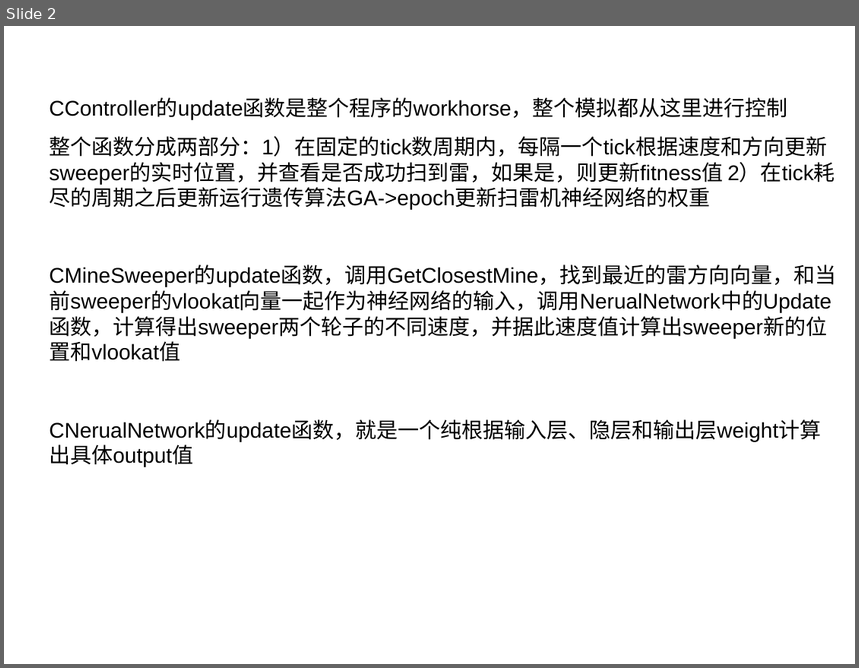
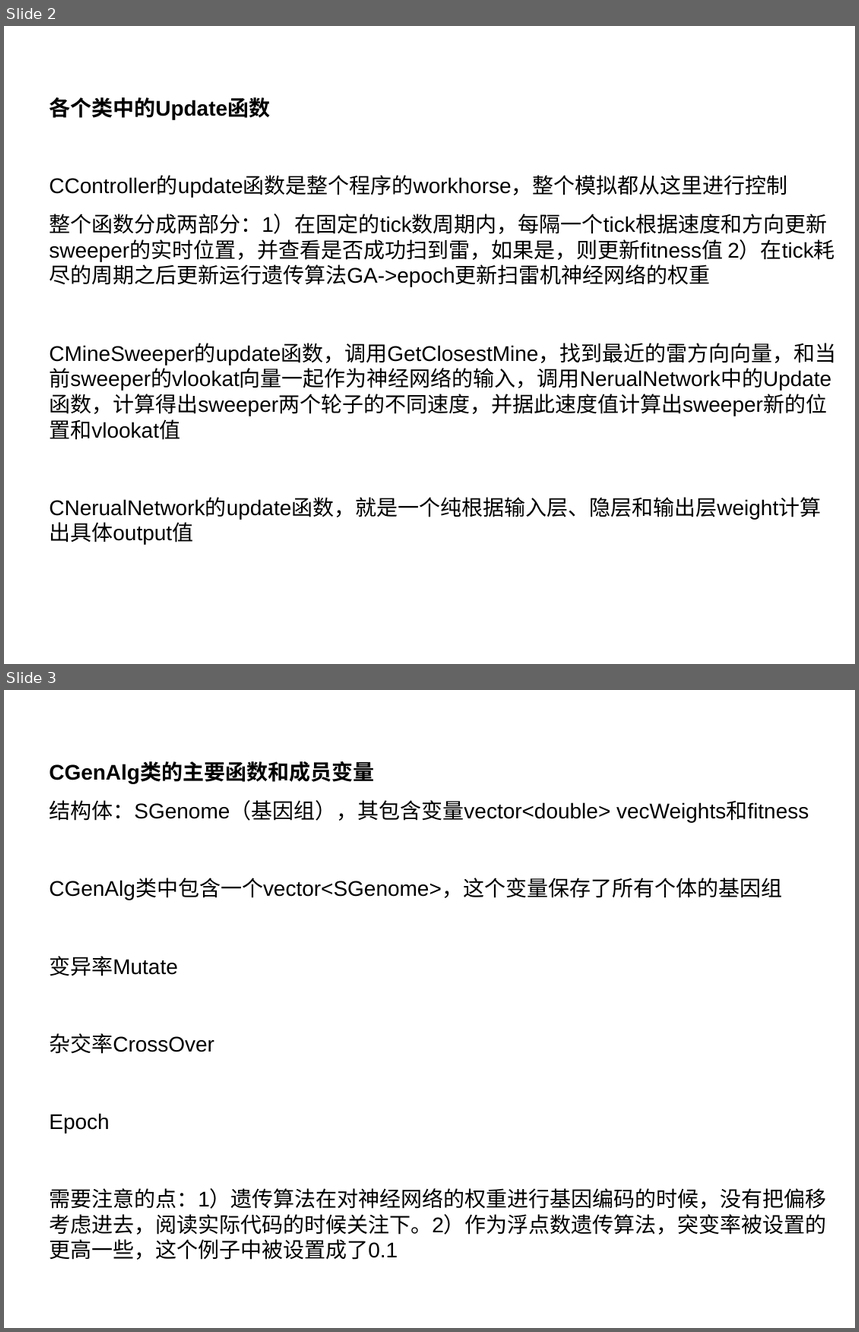
Before and after one commit to msjobzhou/AINotes, a slide deck: AISweeperStructureDiagram.ppt. Shown one above the other, each under a label of ours: slide 2 before the commit, slides 2 and 3 after it. The pictures are 859x668 and 859x1332 pixels, drawn with LibreOffice and Linux fonts; fonts in the diff are those of the drawing. Boxes give left, top, right and bottom in pixels: in the first picture for what was removed or moved away, otherwise in the second. Text is boxed around its words. In the diff, an @@ line names an element or a change of style, - is before the commit and + after.

```diff
--- a/AISweeperStructureDiagram.ppt
+++ b/AISweeperStructureDiagram.ppt
@@ slide 3 added at bbox=[4, 690, 855, 1328], background #FFFFFF @@
@@ text added at bbox=[49, 763, 827, 1260], 18 pt, text #000000 @@
+CGenAlg类的主要函数和成员变量
+结构体：SGenome（基因组），其包含变量vector<double> vecWeights和fitness
+CGenAlg类中包含一个vector<SGenome>，这个变量保存了所有个体的基因组
+变异率Mutate
+杂交率CrossOver
+Epoch
+需要注意的点：1）遗传算法在对神经网络的权重进行基因编码的时候，没有把偏移考虑进去，阅读实际代码的时候关注下。2）作为浮点数遗传算法，突变率被设置的更高一些，这个例子中被设置成了0.1
@@ slide 2 changed as well @@
@@ text at bbox=[49, 97, 270, 120]: paragraph added @@
+各个类中的Update函数
```
Also in this commit, not shown: 1 other slide changed.
